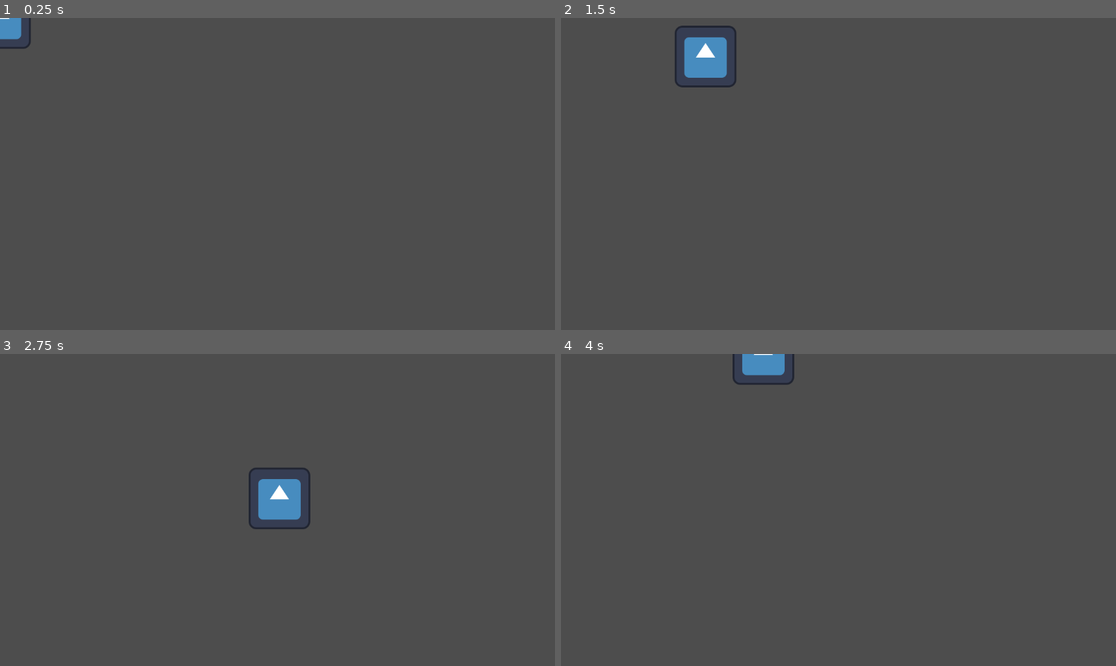
Above: before the commit, frames 1-4 (two rows, left to right).
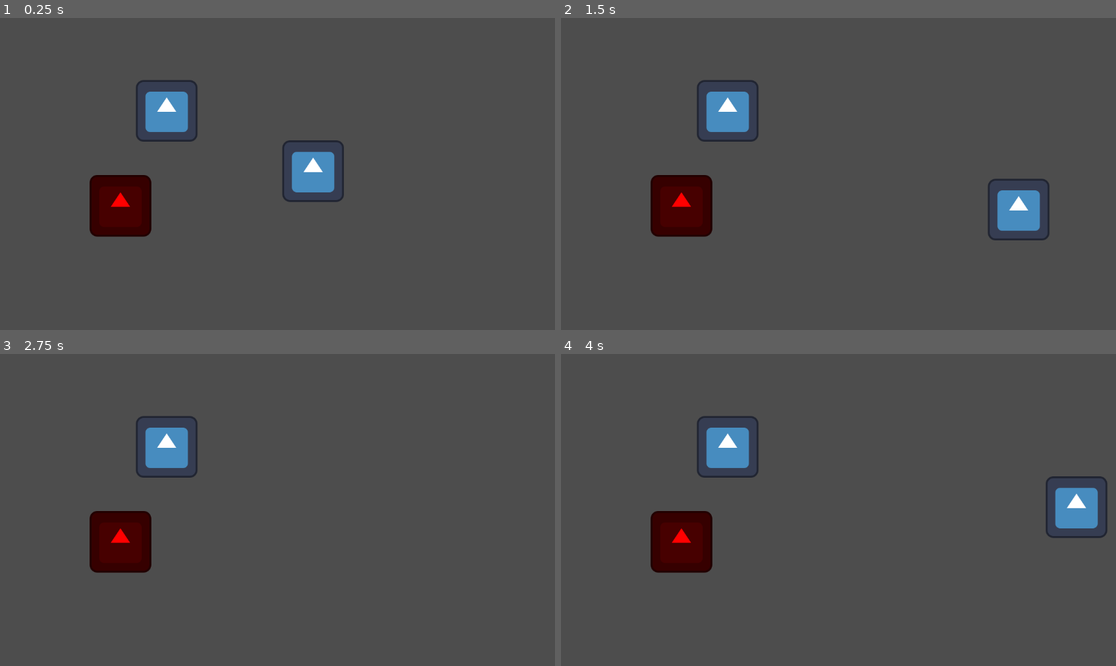
Above: after the commit, the same moments.

Repository: macmist/teleporshooter
Game: Godot game, scene res://scenes/main.tscn
Two runs of this game, one before a commit and one after it. Both use one fixed random seed, a clock stepped at 60 frames per second and the inputs below. The engine's default icon, where the game draws it, is replaced by a stand-in: a white triangle on a blue panel in a dark square.
Inputs:
- Up to frame 1 (0.25 s): no input
- Up to frame 2 (1.5 s): tap Enter at 0.5 s; hold D (move_right) 0.53-1.28 s; tap Down (look_down) at 0.6 s; hold S (move_down) from 1.28 s (still down); tap Left (look_left) at 1.35 s
- Up to frame 3 (2.75 s): release S (move_down) at 2.03 s; hold D (move_right) from 2.03 s (still down); tap Right (look_right) at 2.1 s
- Up to frame 4 (4 s): release D (move_right) at 2.78 s; hold W (move_up) 2.78-3.53 s; tap Up (look_up) at 2.85 s; hold A (move_left) from 3.53 s (still down); tap Space (shoot) at 3.6 s

The runs differ from the first frame. In frame 1, 5.1% of the frame differs, in the area x 0-62%, y 0-71%; in frame 2, 6.0%, in the area x 16-88%, y 2-72%; in frame 3, 4.7%; in frame 4, 5.4%.

Commit message:
feat: working door with a pressure plate

Diff:
--- /dev/null
+++ b/components/activable_component/activable_component.gd
@@ -0,0 +1,40 @@
+extends Node
+
+class_name ActivableComponent
+
+signal activated
+signal deactivated
+
+@export var one_shot := false
+@export var toggle_mode := false
+
+var is_active := false
+
+func activate():
+	if one_shot and is_active:
+		return
+
+	if toggle_mode:
+		if is_active:
+			deactivate()
+		else:
+			set_active(true)
+	else:
+		set_active(true)
+
+func deactivate():
+	if one_shot:
+		return
+
+	set_active(false)
+
+func set_active(value: bool):
+	if is_active == value:
+		return
+
+	is_active = value
+
+	if is_active:
+		emit_signal("activated")
+	else:
+		emit_signal("deactivated")
--- /dev/null
+++ b/components/activable_component/activable_component.tscn
@@ -0,0 +1,6 @@
+[gd_scene load_steps=2 format=3 uid="uid://df56xmxny14ml"]
+
+[ext_resource type="Script" path="res://components/activable_component/activable_component.gd" id="1_4jeuv"]
+
+[node name="ActivableComponent" type="Node2D"]
+script = ExtResource("1_4jeuv")
--- /dev/null
+++ b/components/trigger_component/trigger_component.gd
@@ -0,0 +1,26 @@
+extends Area2D
+
+class_name TriggerComponent
+
+@export var trigger_groups: Array[String] = []
+@export var bodies_needed: int = 1
+signal triggered
+signal untriggered
+
+var bodies_inside: Array = []
+
+
+func _on_body_entered(body):
+	print('body entered')
+	for group in trigger_groups:
+		if body.is_in_group(group):
+			bodies_inside.append(body)
+			if bodies_inside.size() == bodies_needed:
+				emit_signal("triggered")
+
+func _on_body_exited(body):
+	for group in trigger_groups:
+		if body.is_in_group(group):
+			bodies_inside.erase(body)
+			if bodies_inside.size() < bodies_needed:
+				emit_signal("untriggered")
--- /dev/null
+++ b/components/trigger_component/trigger_component.tscn
@@ -0,0 +1,9 @@
+[gd_scene load_steps=2 format=3 uid="uid://ow4md2jcl3c"]
+
+[ext_resource type="Script" path="res://components/trigger_component/trigger_component.gd" id="1_4cnjx"]
+
+[node name="TriggerComponent" type="Area2D"]
+script = ExtResource("1_4cnjx")
+
+[connection signal="body_entered" from="." to="." method="_on_body_entered"]
+[connection signal="body_exited" from="." to="." method="_on_body_exited"]
--- a/project.godot
+++ b/project.godot
@@ -14,6 +14,10 @@
 run/main_scene="res://scenes/main.tscn"
 config/features=PackedStringArray("4.3", "GL Compatibility")
 config/icon="res://icon.svg"
+
+[global_group]
+
+Player=""
 
 [input]
 
--- /dev/null
+++ b/scenes/door/door.gd
@@ -0,0 +1,32 @@
+extends Area2D
+
+class_name Door
+
+@onready var sprite: Sprite2D = $Sprite2D
+@onready var collision: CollisionShape2D = $CollisionShape2D
+
+
+var is_open = false
+
+# Called when the node enters the scene tree for the first time.
+func _ready() -> void:
+	close()
+
+
+# Called every frame. 'delta' is the elapsed time since the previous frame.
+func _process(delta: float) -> void:
+	pass
+
+
+func open():
+	print('opening')
+	is_open = true
+	collision.disabled = true
+	sprite.modulate = Color(0,1,0)
+
+
+func close():
+	print('closing')
+	is_open = false
+	collision.disabled = false
+	sprite.modulate = Color(1,0,0)
--- /dev/null
+++ b/scenes/door/door.tscn
@@ -0,0 +1,16 @@
+[gd_scene load_steps=4 format=3 uid="uid://vkydb65i7023"]
+
+[ext_resource type="Script" path="res://scenes/door/door.gd" id="1_repp7"]
+[ext_resource type="Texture2D" uid="uid://cjs6x5o5fqbqo" path="res://icon.svg" id="2_77nyt"]
+
+[sub_resource type="RectangleShape2D" id="RectangleShape2D_6pr7u"]
+size = Vector2(128, 128)
+
+[node name="Door" type="Area2D"]
+script = ExtResource("1_repp7")
+
+[node name="Sprite2D" type="Sprite2D" parent="."]
+texture = ExtResource("2_77nyt")
+
+[node name="CollisionShape2D" type="CollisionShape2D" parent="."]
+shape = SubResource("RectangleShape2D_6pr7u")
--- /dev/null
+++ b/scenes/main.gd
@@ -0,0 +1,8 @@
+extends Node2D
+
+@onready var pressure_plate: PressurePlate = $PressurePlate
+@onready var door: Door = $Door
+
+func _ready() -> void:
+	pressure_plate.activable_component.activated.connect(door.open)
+	pressure_plate.activable_component.deactivated.connect(door.close)
--- a/scenes/main.tscn
+++ b/scenes/main.tscn
@@ -1,8 +1,18 @@
-[gd_scene load_steps=2 format=3 uid="uid://bkvr3q7swllk6"]
+[gd_scene load_steps=5 format=3 uid="uid://bkvr3q7swllk6"]
 
+[ext_resource type="Script" path="res://scenes/main.gd" id="1_c3p2d"]
 [ext_resource type="PackedScene" uid="uid://dwrc6nqqk1r1l" path="res://scenes/player/Player.tscn" id="1_s4sbr"]
+[ext_resource type="PackedScene" uid="uid://vkydb65i7023" path="res://scenes/door/door.tscn" id="2_s4i3u"]
+[ext_resource type="PackedScene" uid="uid://urn5fc546r8q" path="res://scenes/pressure_plate/pressure_plate.tscn" id="2_tqn14"]
 
 [node name="Node2D" type="Node2D"]
+script = ExtResource("1_c3p2d")
+
+[node name="PressurePlate" parent="." instance=ExtResource("2_tqn14")]
+position = Vector2(346, 193)
 
 [node name="Player" parent="." instance=ExtResource("1_s4sbr")]
-speed = 400
+position = Vector2(650, 318)
+
+[node name="Door" parent="." instance=ExtResource("2_s4i3u")]
+position = Vector2(250, 390)
--- a/scenes/player/Player.tscn
+++ b/scenes/player/Player.tscn
@@ -7,7 +7,7 @@
 [sub_resource type="CircleShape2D" id="CircleShape2D_va4l1"]
 radius = 62.5
 
-[node name="Player" type="CharacterBody2D"]
+[node name="Player" type="CharacterBody2D" groups=["Player"]]
 script = ExtResource("1_j5p6s")
 bullet_scene = ExtResource("2_np506")
 
--- a/scenes/player/player.gd
+++ b/scenes/player/player.gd
@@ -30,10 +30,6 @@
 	"look_up": Vector2.UP,
 	"look_down": Vector2.DOWN
 }
-
-
-func _init() -> void:
-	add_to_group("player")
 
 
 func add_input(stack: Array[Vector2], dir: Vector2):
--- /dev/null
+++ b/scenes/pressure_plate/pressure_plate.gd
@@ -0,0 +1,10 @@
+extends Node2D
+
+class_name PressurePlate
+
+@onready var trigger_component: TriggerComponent = $TriggerComponent
+@onready var activable_component: ActivableComponent = $ActivableComponent
+
+func _ready() -> void:
+	trigger_component.connect("triggered", activable_component.activate)
+	trigger_component.connect("untriggered", activable_component.deactivate)
--- /dev/null
+++ b/scenes/pressure_plate/pressure_plate.tscn
@@ -0,0 +1,23 @@
+[gd_scene load_steps=6 format=3 uid="uid://urn5fc546r8q"]
+
+[ext_resource type="Script" path="res://scenes/pressure_plate/pressure_plate.gd" id="1_dclro"]
+[ext_resource type="Texture2D" uid="uid://cjs6x5o5fqbqo" path="res://icon.svg" id="1_xpoej"]
+[ext_resource type="PackedScene" uid="uid://ow4md2jcl3c" path="res://components/trigger_component/trigger_component.tscn" id="3_a48bq"]
+[ext_resource type="PackedScene" uid="uid://df56xmxny14ml" path="res://components/activable_component/activable_component.tscn" id="4_o7kch"]
+
+[sub_resource type="RectangleShape2D" id="RectangleShape2D_cksti"]
+size = Vector2(128, 128)
+
+[node name="PressurePlate" type="Node2D"]
+script = ExtResource("1_dclro")
+
+[node name="Sprite2D" type="Sprite2D" parent="."]
+texture = ExtResource("1_xpoej")
+
+[node name="TriggerComponent" parent="." instance=ExtResource("3_a48bq")]
+trigger_groups = Array[String](["Player"])
+
+[node name="CollisionShape2D" type="CollisionShape2D" parent="TriggerComponent"]
+shape = SubResource("RectangleShape2D_cksti")
+
+[node name="ActivableComponent" parent="." instance=ExtResource("4_o7kch")]
